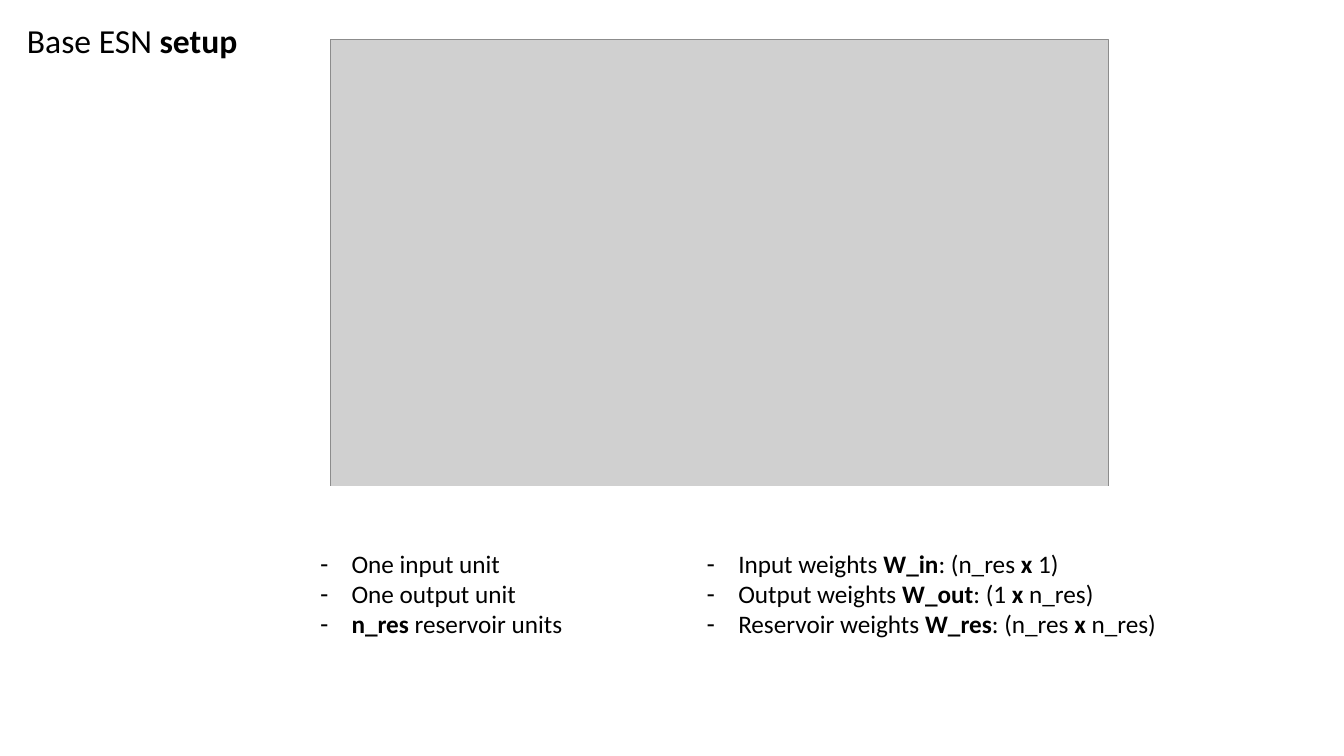
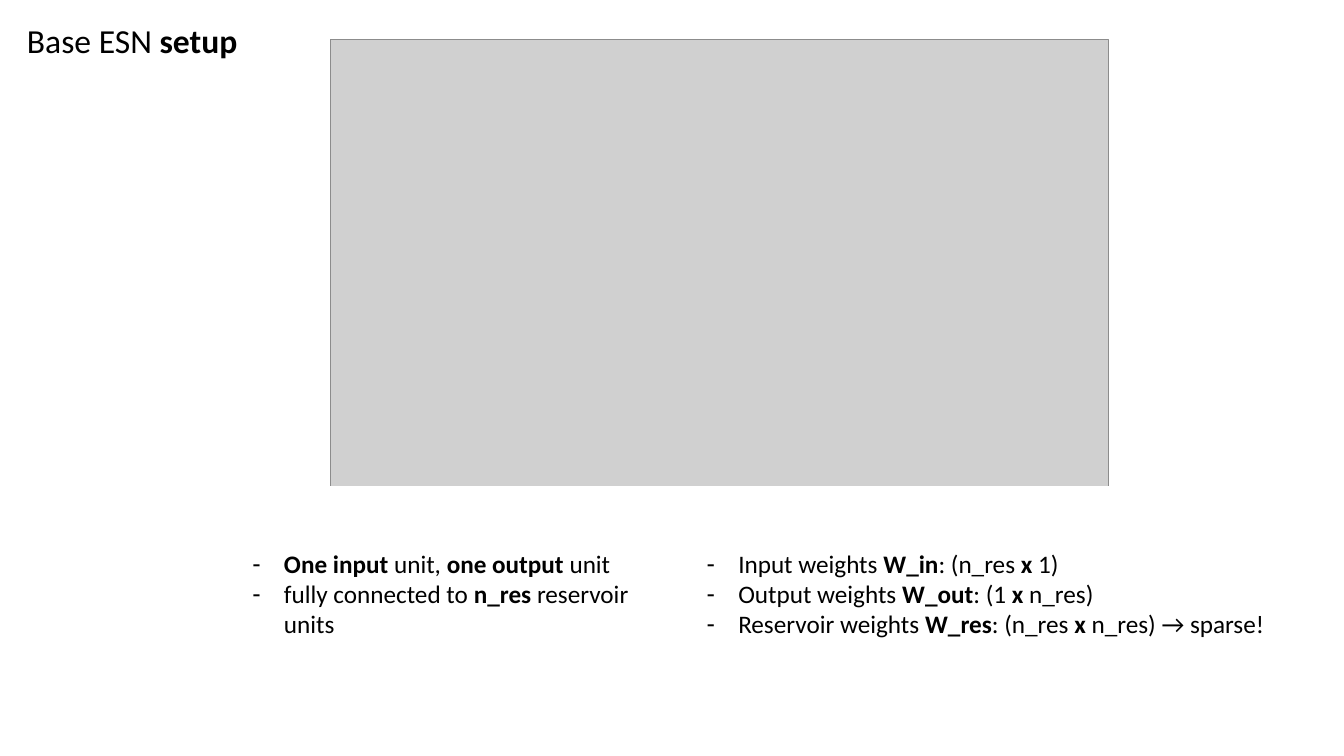
Before and after one commit to MarcoLandtHayen/EchoStateNetworks, a slide deck: slide 2 of ESN_exp01_BasicESN.pptx. Drawn at 1344x756 pixels with LibreOffice and Linux fonts; fonts in the diff are those of the drawing; grey boxes stand for pictures. Boxes give left, top, right and bottom in pixels: in the first picture for what was removed or moved away, otherwise in the second. Text is boxed around its words. In the diff, an @@ line names an element or a change of style, - is before the commit and + after.

```diff
--- a/ESN_exp01_BasicESN.pptx
+++ b/ESN_exp01_BasicESN.pptx
@@ text at (284, 555, 628, 634): text changed @@
-– One input unit
-– One output unit
-– n_res reservoir units
+– One input unit, one output unit
+– fully connected to n_res reservoir units
@@ text at (738, 614, 1264, 638): text changed @@
-– Reservoir weights W_res: (n_res x n_res)
+– Reservoir weights W_res: (n_res x n_res) → sparse!
```
Also in this commit, not shown: 8 other slides changed, 8 slides added, 2 other files.
